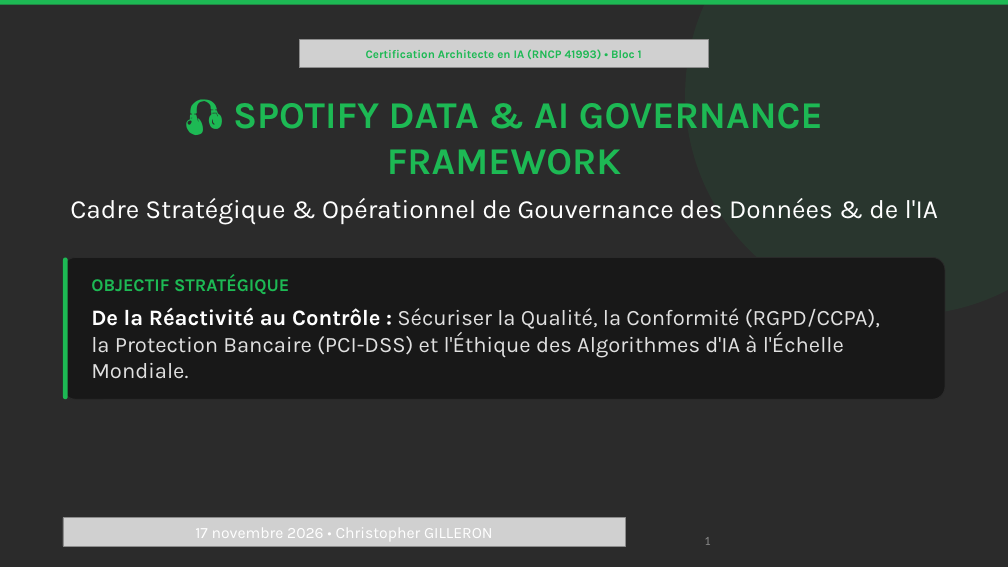
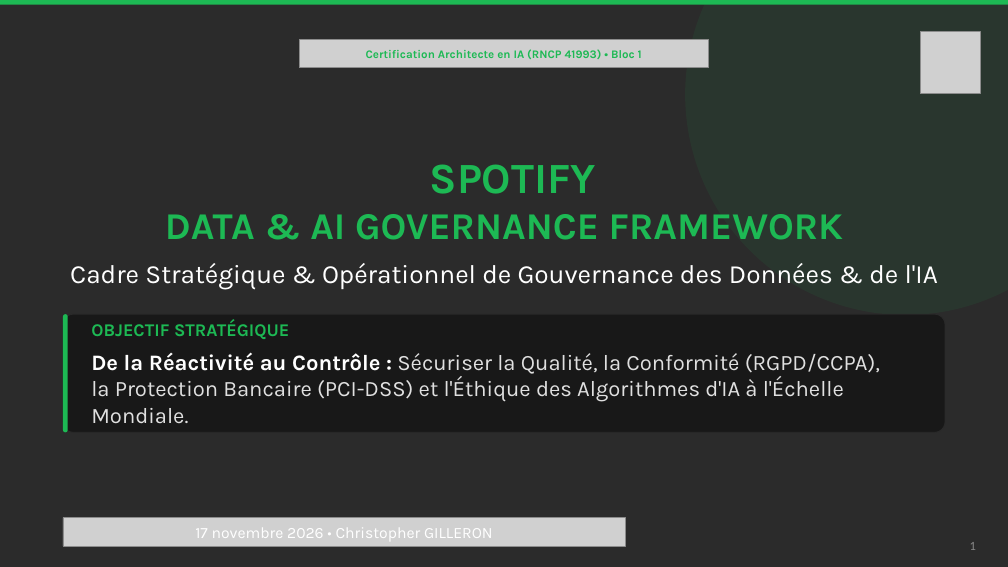
Before and after one commit to Elkristobal59/CERTIFICATION_AIA, a slide deck: slide 1 of 01_BLOC_1_GOUVERNANCE_SPOTIFY/LIVRABLES/04_Presentation_Executive_Gouvernance_Spotify.pptx. Drawn at 1008x567 pixels with LibreOffice and Linux fonts; fonts in the diff are those of the drawing; grey boxes stand for pictures; background and template pictures are left out; a plain dark background stands for a picture behind light text. Boxes give left, top, right and bottom in pixels: in the first picture for what was removed or moved away, otherwise in the second. Text is boxed around its words. In the diff, an @@ line names an element or a change of style, - is before the commit and + after.

```diff
--- a/01_BLOC_1_GOUVERNANCE_SPOTIFY/LIVRABLES/04_Presentation_Executive_Gouvernance_Spotify.pptx
+++ b/01_BLOC_1_GOUVERNANCE_SPOTIFY/LIVRABLES/04_Presentation_Executive_Gouvernance_Spotify.pptx
@@ picture added at [920, 31, 980, 94] @@
@@ text "SPOTIFY": place and size @@
-text "SPOTIFY" at [70, 103, 938, 225]
+text "SPOTIFY" at [70, 164, 938, 290]
@@ text at [165, 164, 843, 240]: text changed @@
-🎧 SPOTIFY DATA & AI GOVERNANCE FRAMEWORK
+SPOTIFY
+DATA & AI GOVERNANCE FRAMEWORK
@@ rounded rectangle: place and size @@
-rounded rectangle at [63, 258, 945, 400]
+rounded rectangle at [63, 315, 945, 433]
@@ rounded rectangle: place and size @@
-rounded rectangle at [63, 258, 67, 400]
+rounded rectangle at [63, 315, 67, 433]
@@ text "OBJECTIF STRATÉGIQUE": place and size @@
-text "OBJECTIF STRATÉGIQUE" at [91, 275, 880, 379]
+text "OBJECTIF STRATÉGIQUE" at [91, 320, 880, 424]
@@ page number: place and size @@
-page number at [704, 537, 710, 545]
+page number at [970, 542, 976, 550]
```
Also in this commit, not shown: 3 other slides changed, 1 slide added, 6 other files.
